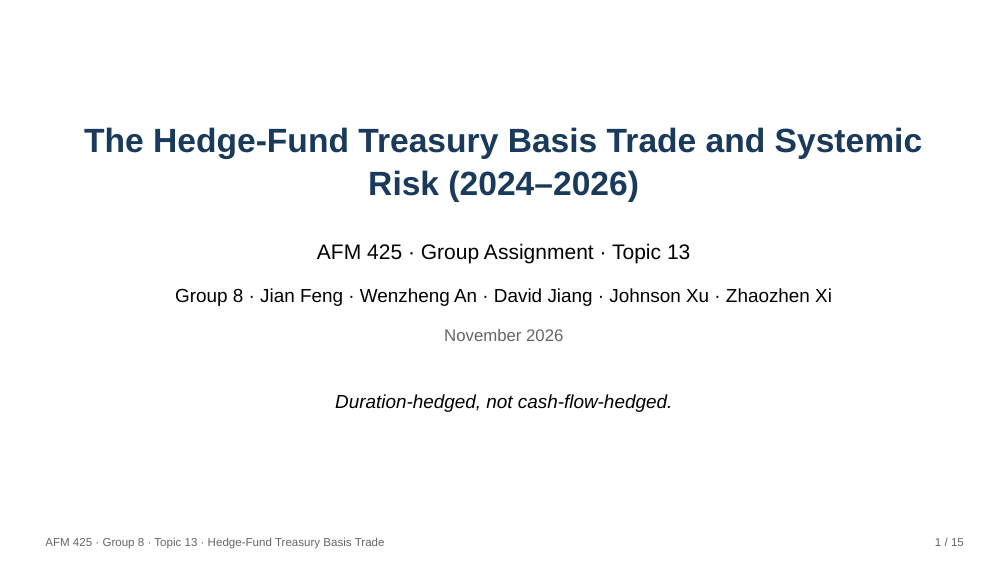
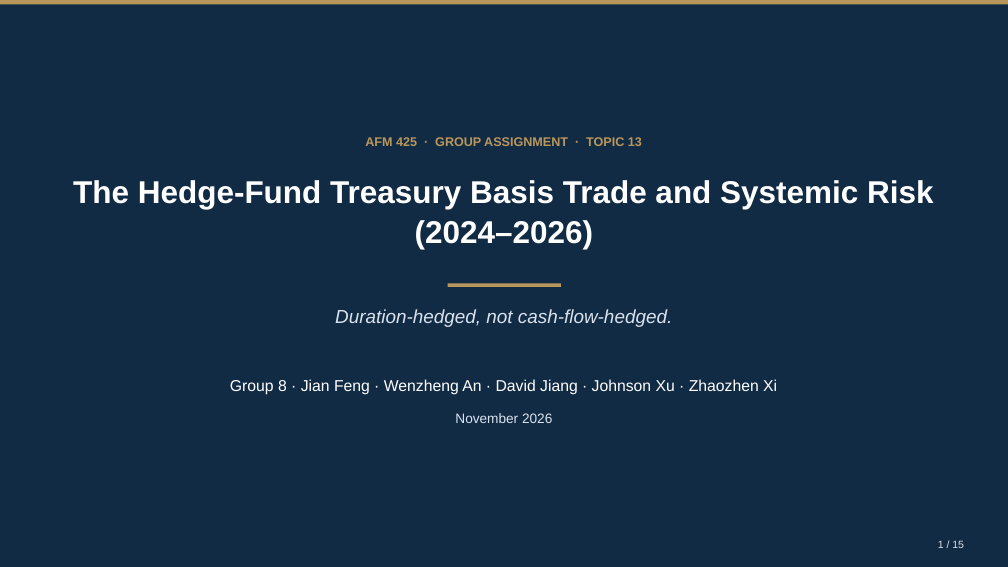
Before and after one commit to faketut/course, a slide deck: slide 1 of afm425/project/presentation/AFM425 Presentation Group 8.pptx. Drawn at 1008x567 pixels with LibreOffice and Linux fonts; fonts in the diff are those of the drawing. Boxes give left, top, right and bottom in pixels: in the first picture for what was removed or moved away, otherwise in the second. Text is boxed around its words. In the diff, an @@ line names an element or a change of style, - is before the commit and + after.

Commit message:
AFM425 Group 8: restyle deck PPTX (McKinsey/IB conventions)
- Action titles (claims with numbers), section kickers, source lines
- Navy cover, KPI band on quant slide, highlighted thesis row in stress table
- Numbered blocks for implications/takeaways. Content unchanged.

```diff
--- a/afm425/project/presentation/AFM425 Presentation Group 8.pptx
+++ b/afm425/project/presentation/AFM425 Presentation Group 8.pptx
@@ rectangle added at [0,0,1008,567], fill #122B45 @@
@@ rectangle added at [0,0,1008,5], fill #B9975B @@
@@ text at [365,137,642,146]: text changed; size 20 to 12 pt; text colour #000000 to #B9975B; bold on @@
-AFM 425 · Group Assignment · Topic 13
+AFM 425 · GROUP ASSIGNMENT · TOPIC 13
@@ text "The Hedge-Fund Treasury Basis Trade ...": place and size @@
-text "The Hedge-Fund Treasury Basis Trade ..." at [84,127,923,202]
+text "The Hedge-Fund Treasury Basis Trade ..." at [73,180,933,249]
@@ text "The Hedge-Fund Treasury Basis Trade ..." at [73,180,933,249]: size 32 to 30 pt, text colour #1A3A5C to #FFFFFF; more space between paragraphs @@
@@ rectangle added at [448,284,561,287], fill #B9975B @@
@@ text "Duration-hedged, not cash-flow-hedged.": place and size @@
-text "Duration-hedged, not cash-flow-hedged." at [335,394,672,412]
+text "Duration-hedged, not cash-flow-hedged." at [335,309,672,327]
@@ text "Duration-hedged, not cash-flow-hedged." at [335,309,672,327]: text colour #000000 to #D9E2EC; line spacing 1 to 1.1; more space between paragraphs @@
@@ text "Group 8 · Jian Feng ...": place and size @@
-text "Group 8 · Jian Feng ..." at [175,288,832,306]
+text "Group 8 · Jian Feng ..." at [230,379,777,395]
@@ text "Group 8 · Jian Feng ..." at [230,379,777,395]: size 18 to 15 pt, text colour #000000 to #FFFFFF; line spacing 1 to 1.1; more space between paragraphs @@
@@ text "November 2026": place and size @@
-text "November 2026" at [444,329,563,341]
+text "November 2026" at [455,413,552,423]
@@ text "November 2026" at [455,413,552,423]: size 16 to 13 pt, text colour #666666 to #D9E2EC; line spacing 1 to 1.1; more space between paragraphs @@
@@ text removed at [45,537,385,549] @@
-AFM 425 · Group 8 · Topic 13 · Hedge-Fund Treasury Basis Trade
@@ text "1 / 15" at [938,540,964,548]: size 11 to 10 pt, text colour #666666 to #D9E2EC; line spacing 1 to 1.1; more space between paragraphs @@
```
Also in this commit, not shown: 14 other slides changed.
